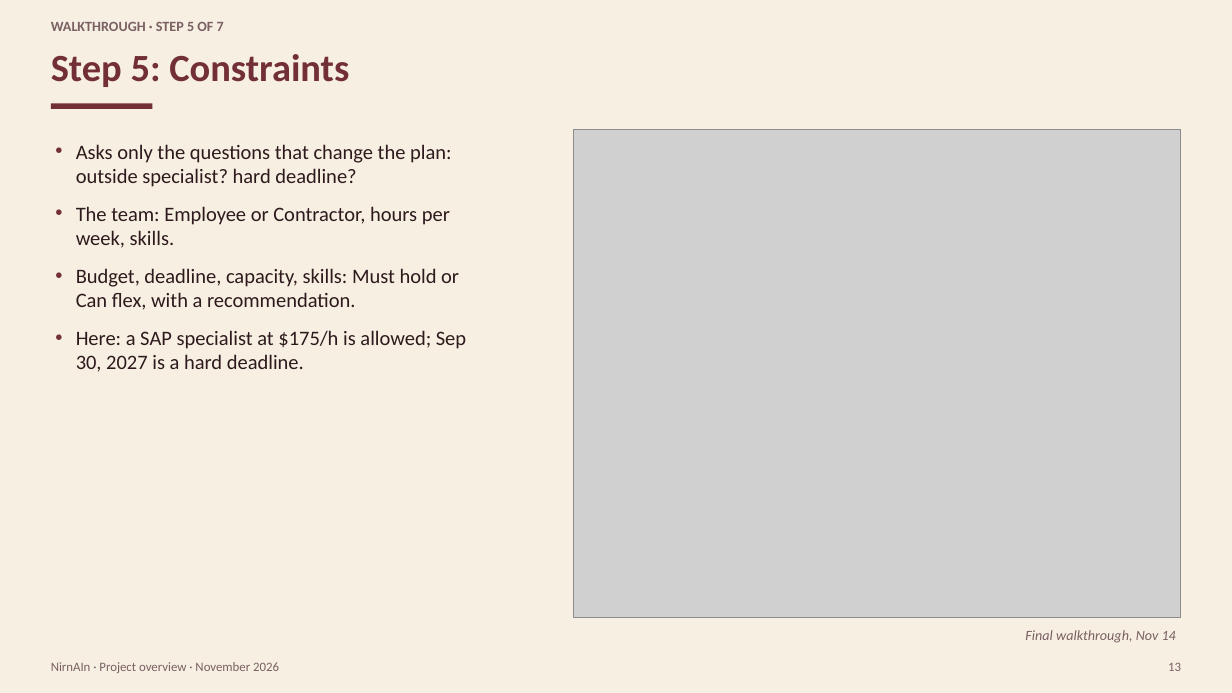
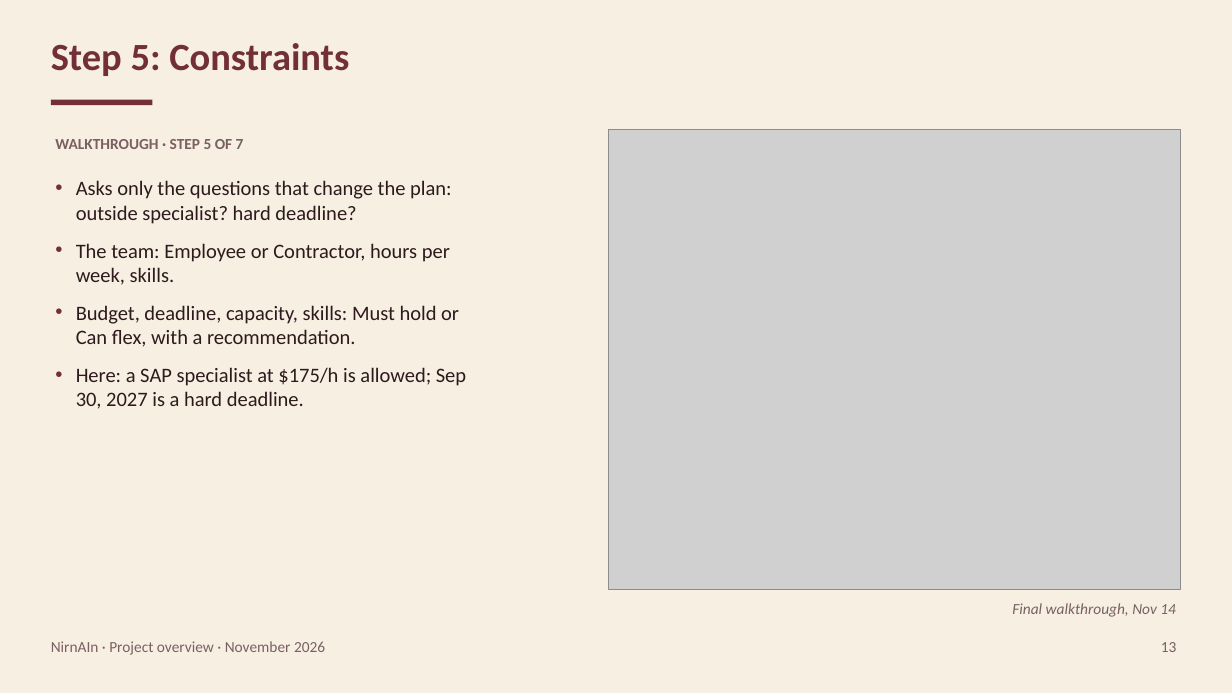
Before and after one commit to Dogiparthi-Sharada/NirnAIn, a slide deck: slide 13 of docs/project/NirnAIn_Project_Overview.pptx. Drawn at 1232x693 pixels with LibreOffice and Linux fonts; fonts in the diff are those of the drawing; grey boxes stand for pictures. Boxes give left, top, right and bottom in pixels: in the first picture for what was removed or moved away, otherwise in the second. Text is boxed around its words. In the diff, an @@ line names an element or a change of style, - is before the commit and + after.

Commit message:
docs: pass a strict layout gate on the presentation
Every shape sits inside 0.3 in margins without overlapping another (only
cards and groups contain their text); arrows run edge to edge without
crossing shapes or each other; text fits at 12 pt or more in Calibri and
the mockup palette; pictures keep their aspect ratio. The architecture
slide and the Word diagram are drawn from one shared layout.

```diff
--- a/docs/project/NirnAIn_Project_Overview.pptx
+++ b/docs/project/NirnAIn_Project_Overview.pptx
@@ title "Step 5: Constraints": place and size @@
-title "Step 5: Constraints" at <box>51,54,349,87</box>
+title "Step 5: Constraints" at <box>51,43,349,76</box>
@@ rectangle: place and size @@
-rectangle at <box>51,104,152,109</box>
+rectangle at <box>51,100,152,105</box>
@@ text "WALKTHROUGH · STEP 5 OF ..." at <box>55,139,244,149</box>: size 11 to 12 pt @@
@@ text "WALKTHROUGH · STEP 5 OF ...": place and size @@
-text "WALKTHROUGH · STEP 5 OF ..." at <box>51,22,224,31</box>
+text "WALKTHROUGH · STEP 5 OF ..." at <box>55,139,244,149</box>
@@ picture: place and size @@
-picture at <box>574,129,1181,617</box>
+picture at <box>608,129,1181,590</box>
@@ text "Asks only the questions that ...": place and size @@
-text "Asks only the questions that ..." at <box>76,144,466,372</box>
+text "Asks only the questions that ..." at <box>76,180,466,409</box>
@@ text "Final walkthrough, Nov 14": place and size @@
-text "Final walkthrough, Nov 14" at <box>1025,630,1176,643</box>
+text "Final walkthrough, Nov 14" at <box>1012,603,1176,617</box>
@@ text "Final walkthrough, Nov 14" at <box>1012,603,1176,617</box>: size 11 to 12 pt @@
@@ text "NirnAIn · Project overview · ...": place and size @@
-text "NirnAIn · Project overview · ..." at <box>51,662,279,673</box>
+text "NirnAIn · Project overview · ..." at <box>51,641,325,655</box>
@@ text "NirnAIn · Project overview · ..." at <box>51,641,325,655</box>: size 10 to 12 pt @@
@@ text "13" at <box>1161,642,1177,652</box>: size 10 to 12 pt @@
@@ text "13": place and size @@
-text "13" at <box>1168,663,1181,671</box>
+text "13" at <box>1161,642,1177,652</box>
```
Also in this commit, not shown: 17 other slides changed, 7 other files.
